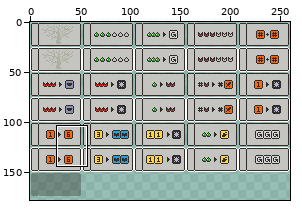
Sprite sheet: Assets/_Sprites/Skill/Skill_1.png. The first picture is a wide view before the edit; the outline marks the close-up.
Close-up. Before:
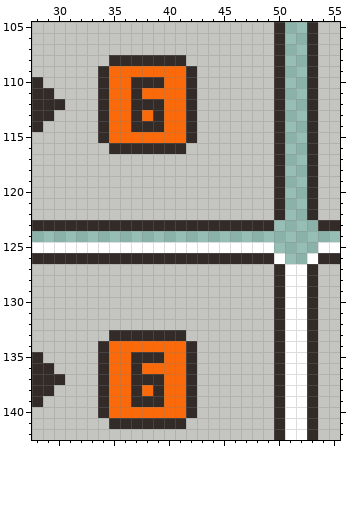
The file is 260x250 pixels. Shown: x 28..55, y 105..142. The wide view leaves out empty margins.
Now the later version:
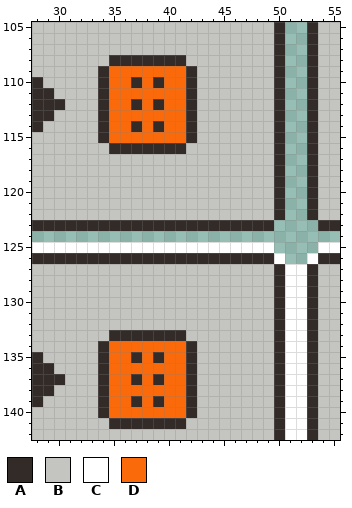
Palette (. is transparent): A #322b28  B #c4c4c0  C #ffffff  D #fa6a0a
What changed:
y 110: x 38 A -> D
y 111: x 37 A -> D
y 112: x 38 A -> D
y 113: x 37 A -> D; x 39 A -> D
y 114: x 38 A -> D
y 135: x 38 A -> D
y 136: x 37 A -> D
y 137: x 38 A -> D
y 138: x 37 A -> D; x 39 A -> D
y 139: x 38 A -> D
Boxes around the changes in both close-ups, in picture pixels (x1, y1, x2, y2):
changed: (131, 77, 164, 132)
changed: (131, 352, 164, 407)
